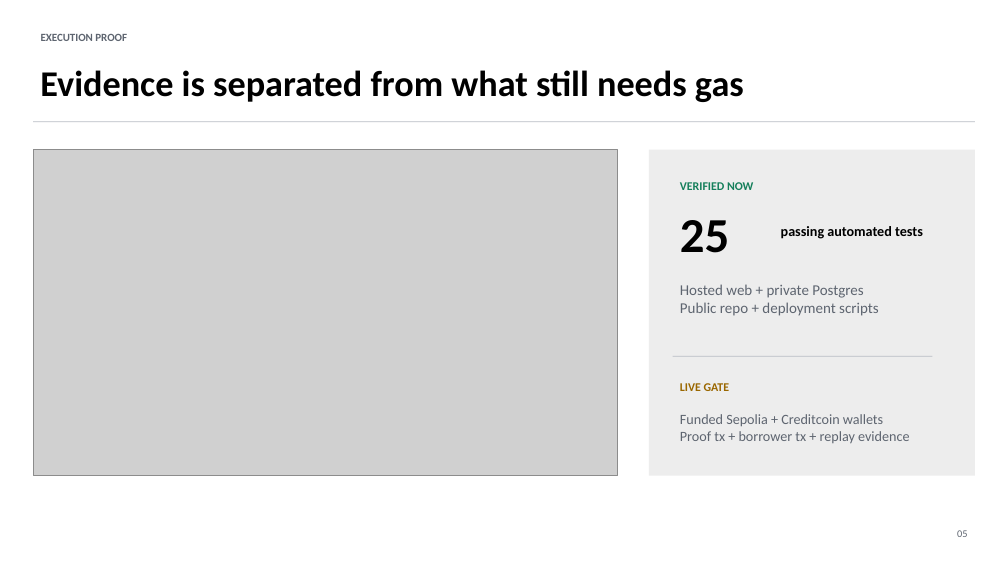
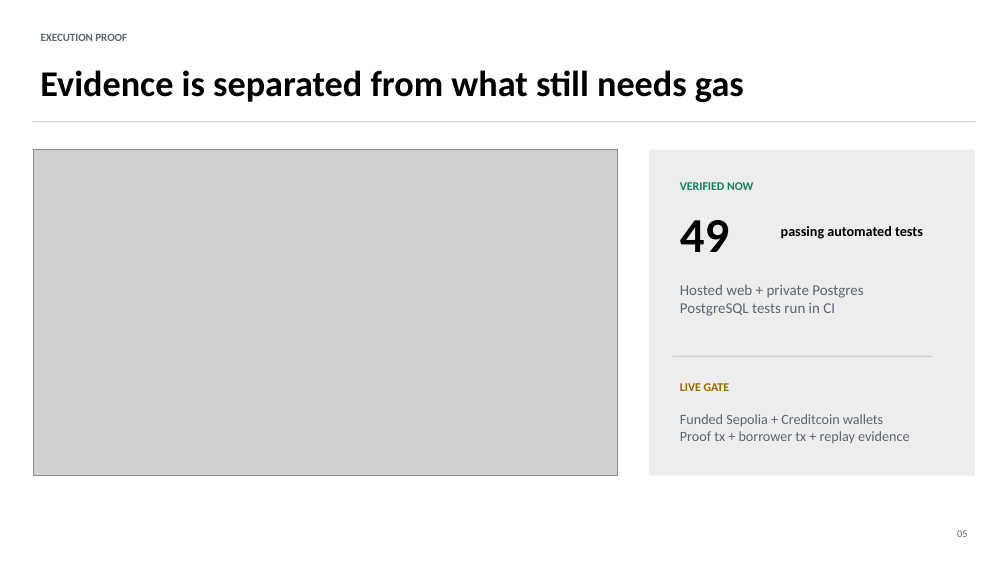
Before and after one commit to choguun/AttestLock-Agent, a slide deck: slide 5 of docs/deck/AttestLock-Hackathon-Deck.pptx. Drawn at 1008x567 pixels with LibreOffice and Linux fonts; fonts in the diff are those of the drawing; grey boxes stand for pictures. Boxes give left, top, right and bottom in pixels: in the first picture for what was removed or moved away, otherwise in the second. Text is boxed around its words. In the diff, an @@ line names an element or a change of style, - is before the commit and + after.

```diff
--- a/docs/deck/AttestLock-Hackathon-Deck.pptx
+++ b/docs/deck/AttestLock-Hackathon-Deck.pptx
@@ text at (x1=680, y1=220, x2=729, y2=252): text changed @@
-25
+49
@@ text at (x1=680, y1=303, x2=835, y2=316): text changed @@
-Public repo + deployment scripts
+PostgreSQL tests run in CI
```
Also in this commit, not shown: 1 other slide changed, 56 other files.
